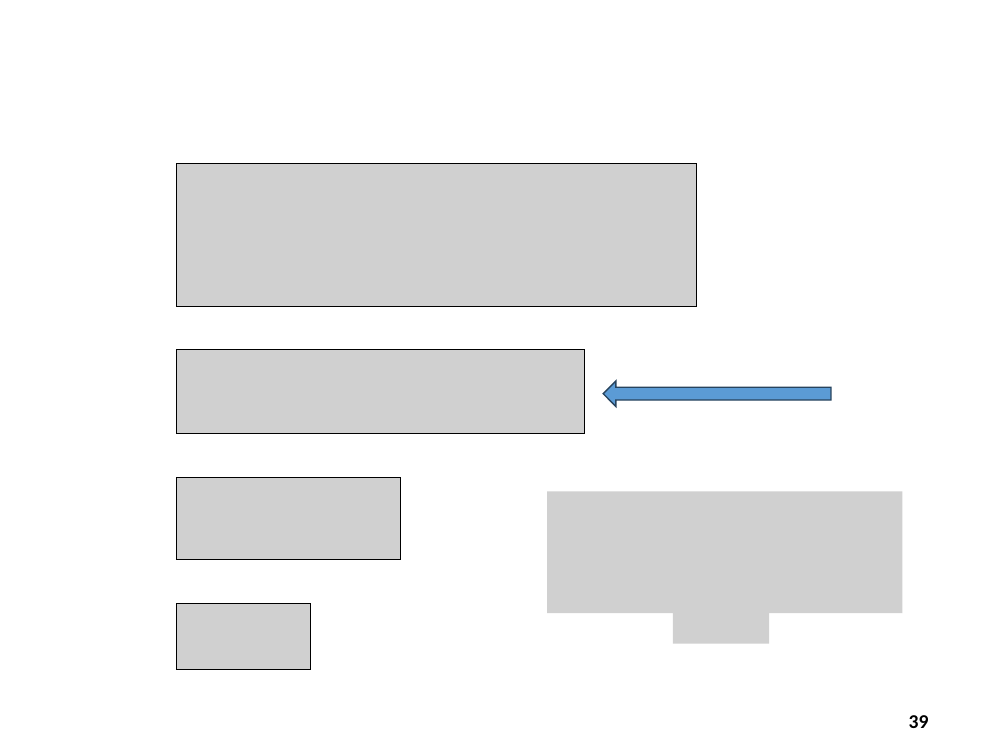
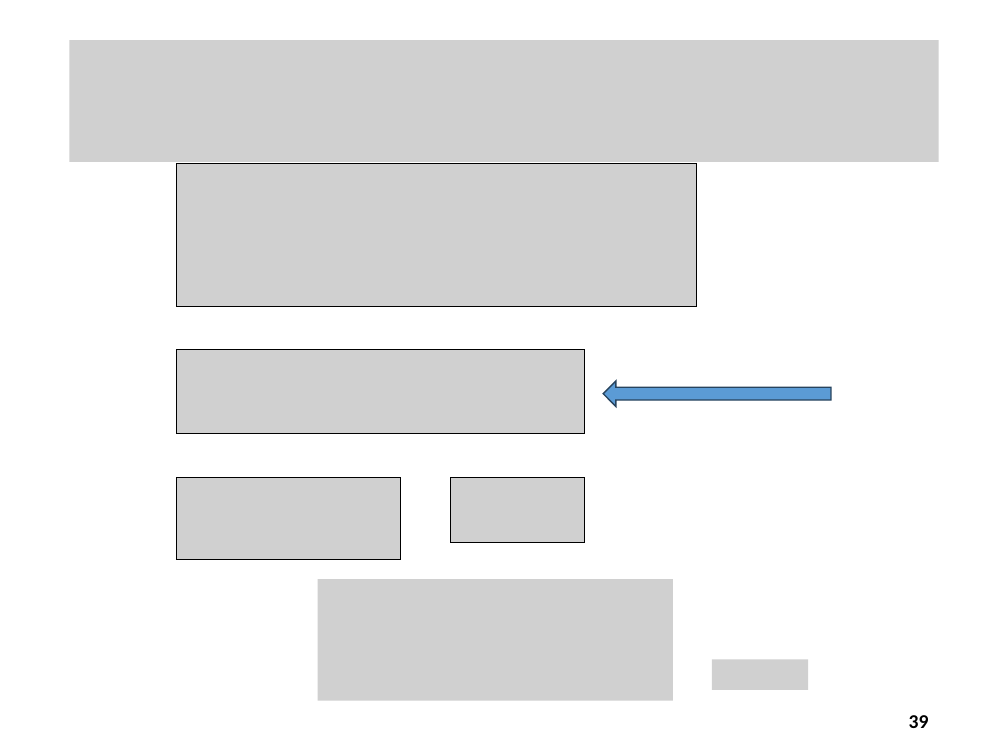
Before and after one commit to dbiersach/scicomp101, a slide deck: slide 39 of Session 05 - Square Roots and Areas/Session 05 - Square Roots and Areas.pptx. Drawn at 1008x756 pixels with LibreOffice and Linux fonts; fonts in the diff are those of the drawing; grey boxes stand for pictures. Boxes give left, top, right and bottom in pixels: in the first picture for what was removed or moved away, otherwise in the second. Text is boxed around its words. In the diff, an @@ line names an element or a change of style, - is before the commit and + after.

```diff
--- a/Session 05 - Square Roots and Areas/Session 05 - Square Roots and Areas.pptx
+++ b/Session 05 - Square Roots and Areas/Session 05 - Square Roots and Areas.pptx
@@ picture added at (70, 40, 938, 162) @@
@@ picture added at (451, 477, 584, 542) @@
@@ picture removed at (547, 492, 902, 614) @@
@@ picture added at (318, 579, 672, 701) @@
@@ picture removed at (177, 603, 310, 668) @@
@@ picture removed at (672, 613, 769, 643) @@
@@ picture added at (712, 659, 808, 689) @@
```
Also in this commit, not shown: 2 other slides changed.
